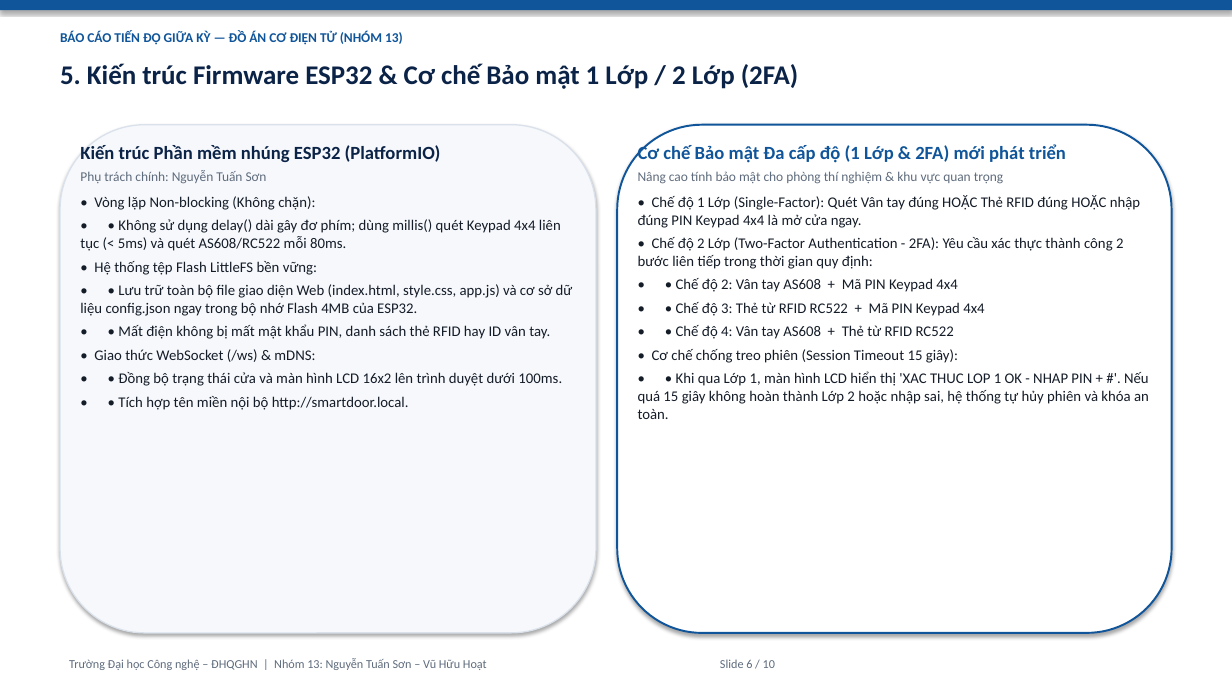
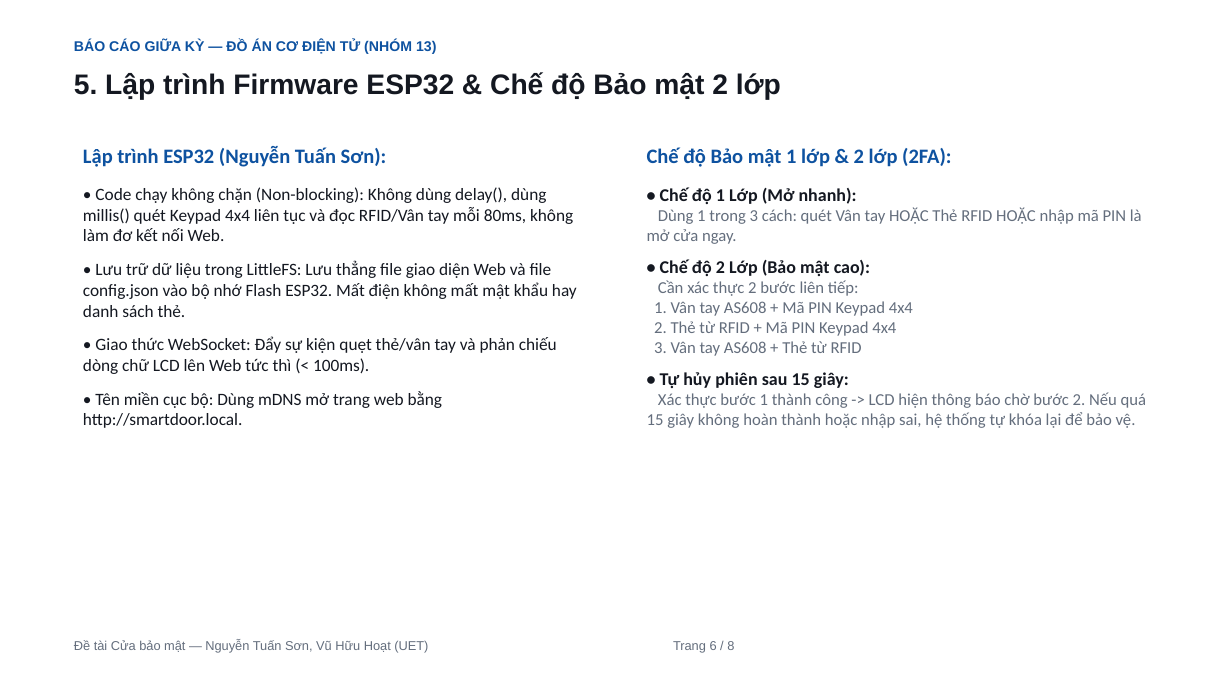
Before and after one commit to HoatVu25/BTL_Do_an_co_dien_tu, a slide deck: slide 6 of slide_baocao/BaoCao_GiuaKy_Nhom13.pptx. Drawn at 1232x693 pixels with LibreOffice and Linux fonts; fonts in the diff are those of the drawing. Boxes give left, top, right and bottom in pixels: in the first picture for what was removed or moved away, otherwise in the second. Text is boxed around its words. In the diff, an @@ line names an element or a change of style, - is before the commit and + after.

Commit message:
feat(slide): toi gian hoa slide giua ky, phong chu to ro, nhung day du anh thuc te va layout PCB

```diff
--- a/slide_baocao/BaoCao_GiuaKy_Nhom13.pptx
+++ b/slide_baocao/BaoCao_GiuaKy_Nhom13.pptx
@@ rectangle removed at [0, 0, 1232, 10] @@
@@ text at [74, 39, 436, 54]: text changed; size 10.5 to 11 pt; font Calibri to Arial; text colour #10559A to #0E52A0 @@
-BÁO CÁO TIẾN ĐỘ GIỮA KỲ — ĐỒ ÁN CƠ ĐIỆN TỬ (NHÓM 13)
+BÁO CÁO GIỮA KỲ — ĐỒ ÁN CƠ ĐIỆN TỬ (NHÓM 13)
@@ text at [74, 72, 781, 100]: text changed; size 21 to 22 pt; font Calibri to Arial; text colour #0B2347 to #141821 @@
-5. Kiến trúc Firmware ESP32 & Cơ chế Bảo mật 1 Lớp / 2 Lớp (2FA)
+5. Lập trình Firmware ESP32 & Chế độ Bảo mật 2 lớp
@@ rounded rectangle removed at [60, 125, 596, 633] @@
@@ text at [83, 146, 577, 428]: text changed; size 11.5 to 13.5 pt; text colour #141C28 to #141821 @@
-Kiến trúc Phần mềm nhúng ESP32 (PlatformIO)
-Phụ trách chính: Nguyễn Tuấn Sơn
-• Vòng lặp Non-blocking (Không chặn):
-• • Không sử dụng delay() dài gây đơ phím; dùng millis() quét Keypad 4x4 liên tục (< 5ms) và quét AS608/RC522 mỗi 80ms.
-• Hệ thống tệp Flash LittleFS bền vững:
-• • Lưu trữ toàn bộ file giao diện Web (index.html, style.css, app.js) và cơ sở dữ liệu config.json ngay trong bộ nhớ Flash 4MB của ESP32.
-• • Mất điện không bị mất mật khẩu PIN, danh sách thẻ RFID hay ID vân tay.
-• Giao thức WebSocket (/ws) & mDNS:
-• • Đồng bộ trạng thái cửa và màn hình LCD 16x2 lên trình duyệt dưới 100ms.
-• • Tích hợp tên miền nội bộ http://smartdoor.local.
+Lập trình ESP32 (Nguyễn Tuấn Sơn):
+• Code chạy không chặn (Non-blocking): Không dùng delay(), dùng millis() quét Keypad 4x4 liên tục và đọc RFID/Vân tay mỗi 80ms, không làm đơ kết nối Web.
+• Lưu trữ dữ liệu trong LittleFS: Lưu thẳng file giao diện Web và file config.json vào bộ nhớ Flash ESP32. Mất điện không mất mật khẩu hay danh sách thẻ.
+• Giao thức WebSocket: Đẩy sự kiện quẹt thẻ/vân tay và phản chiếu dòng chữ LCD lên Web tức thì (< 100ms).
+• Tên miền cục bộ: Dùng mDNS mở trang web bằng http://smartdoor.local.
@@ rounded rectangle removed at [617, 125, 1172, 633] @@
@@ text at [647, 147, 1146, 428]: text changed; size 11.5 to 13 pt; text colour #141C28 to #646E7D @@
-Cơ chế Bảo mật Đa cấp độ (1 Lớp & 2FA) mới phát triển
-Nâng cao tính bảo mật cho phòng thí nghiệm & khu vực quan trọng
-• Chế độ 1 Lớp (Single-Factor): Quét Vân tay đúng HOẶC Thẻ RFID đúng HOẶC nhập đúng PIN Keypad 4x4 là mở cửa ngay.
-• Chế độ 2 Lớp (Two-Factor Authentication - 2FA): Yêu cầu xác thực thành công 2 bước liên tiếp trong thời gian quy định:
-• • Chế độ 2: Vân tay AS608 + Mã PIN Keypad 4x4
-• • Chế độ 3: Thẻ từ RFID RC522 + Mã PIN Keypad 4x4
-• • Chế độ 4: Vân tay AS608 + Thẻ từ RFID RC522
-• Cơ chế chống treo phiên (Session Timeout 15 giây):
-• • Khi qua Lớp 1, màn hình LCD hiển thị 'XAC THUC LOP 1 OK - NHAP PIN + #'. Nếu quá 15 giây không hoàn thành Lớp 2 hoặc nhập sai, hệ thống tự hủy phiên và khóa an toàn.
+Chế độ Bảo mật 1 lớp & 2 lớp (2FA):
+• Chế độ 1 Lớp (Mở nhanh):
+Dùng 1 trong 3 cách: quét Vân tay HOẶC Thẻ RFID HOẶC nhập mã PIN là mở cửa ngay.
+• Chế độ 2 Lớp (Bảo mật cao):
+Cần xác thực 2 bước liên tiếp:
+1. Vân tay AS608 + Mã PIN Keypad 4x4
+2. Thẻ từ RFID + Mã PIN Keypad 4x4
+3. Vân tay AS608 + Thẻ từ RFID
+• Tự hủy phiên sau 15 giây:
+Xác thực bước 1 thành công -> LCD hiện thông báo chờ bước 2. Nếu quá 15 giây không hoàn thành hoặc nhập sai, hệ thống tự khóa lại để bảo vệ.
@@ text at [74, 640, 734, 653]: text changed; size 9.5 to 10 pt; font Calibri to Arial; text colour #5F6C7D to #646E7D @@
-Trường Đại học Công nghệ – ĐHQGHN | Nhóm 13: Nguyễn Tuấn Sơn – Vũ Hữu Hoạt Slide 6 / 10
+Đề tài Cửa bảo mật — Nguyễn Tuấn Sơn, Vũ Hữu Hoạt (UET) Trang 6 / 8
```
Also in this commit, not shown: 3 other slides changed, 4 slides added, 6 slides removed, 2 other files.
